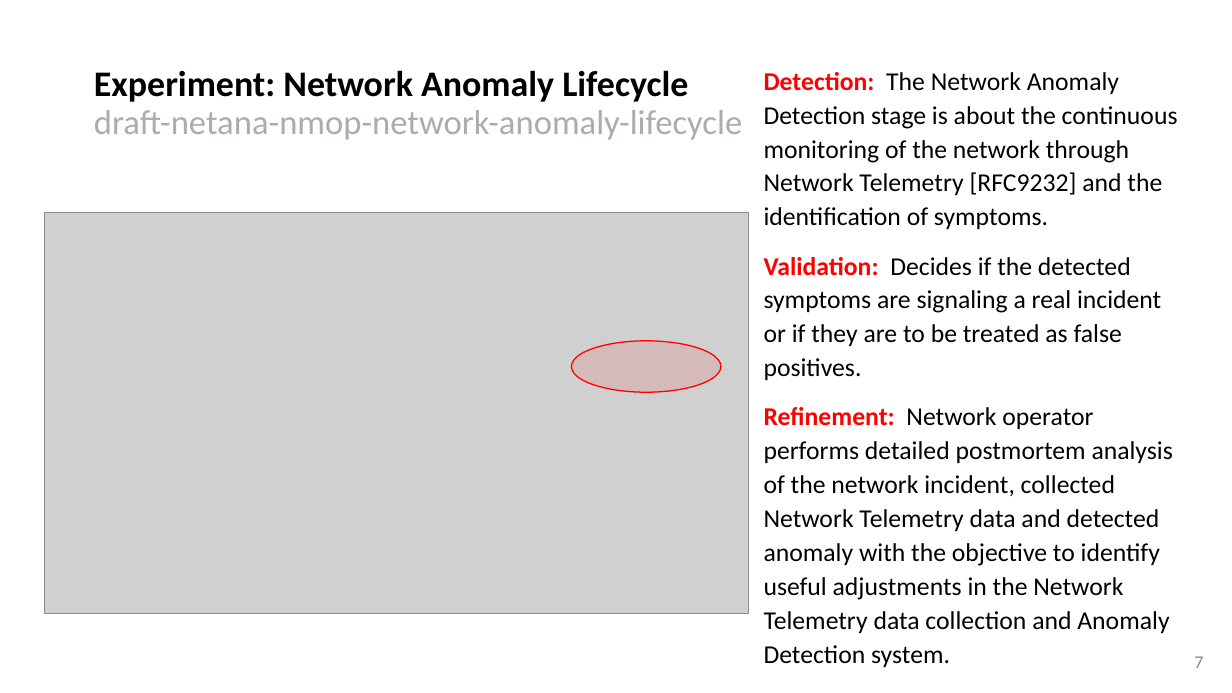
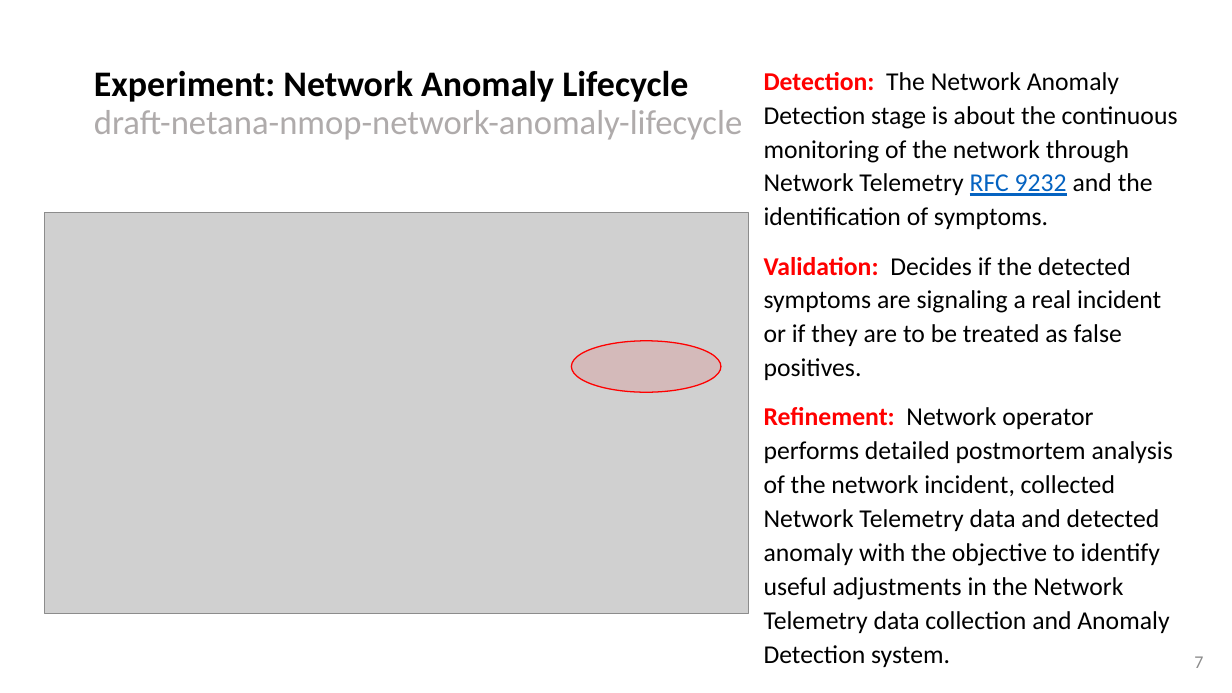
Before and after one commit to network-analytics/ietf-network-analytics-document-status, a slide deck: slide 7 of 120/NMOP/draft-netana-nmop-network-anomaly-architecture-semantics-lifecycle.pptx. Drawn at 1232x693 pixels with LibreOffice and Linux fonts; fonts in the diff are those of the drawing; grey boxes stand for pictures. Boxes give left, top, right and bottom in pixels: in the first picture for what was removed or moved away, otherwise in the second. Text is boxed around its words. In the diff, an @@ line names an element or a change of style, - is before the commit and + after.

```diff
--- a/120/NMOP/draft-netana-nmop-network-anomaly-architecture-semantics-lifecycle.pptx
+++ b/120/NMOP/draft-netana-nmop-network-anomaly-architecture-semantics-lifecycle.pptx
@@ text at [764,72,1178,229]: text changed @@
-Detection: The Network Anomaly Detection stage is about the continuous monitoring of the network through Network Telemetry [RFC9232] and the identification of symptoms.
+Detection: The Network Anomaly Detection stage is about the continuous monitoring of the network through Network Telemetry RFC 9232 and the identification of symptoms.
```
Also in this commit, not shown: 4 other slides changed, 3 slides added, 1 other file.
